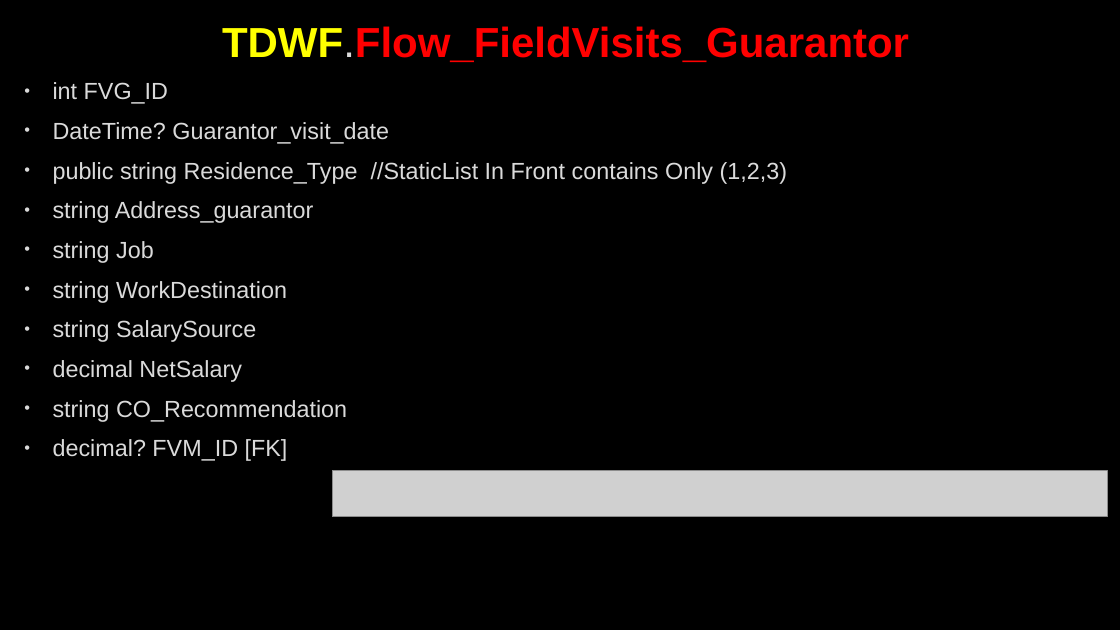
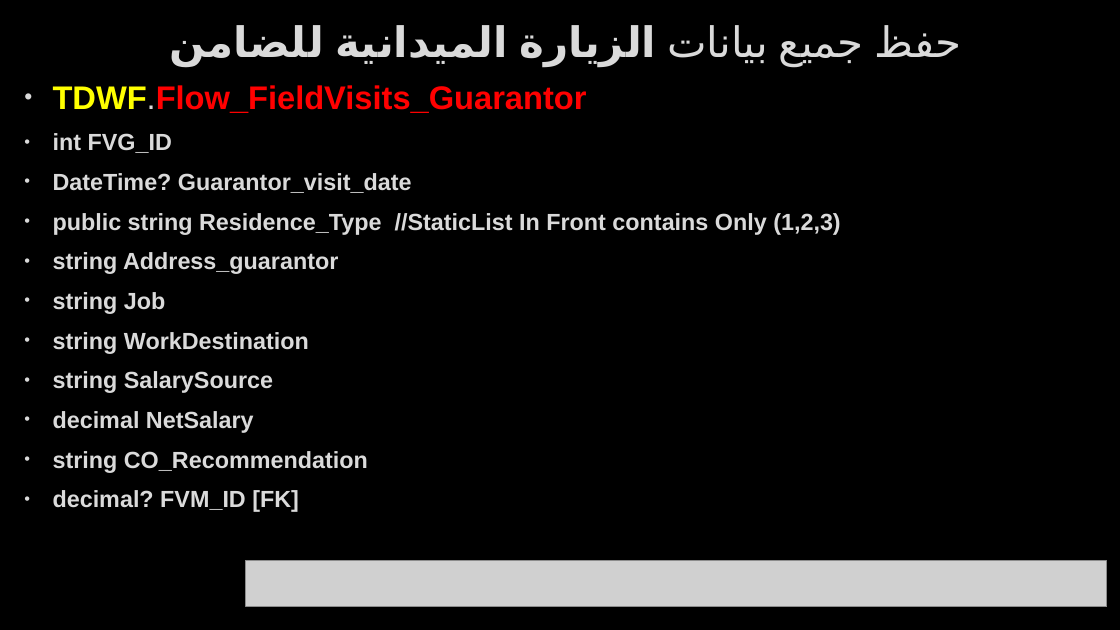
Before and after one commit to AhmedMohamedSamir1/Summary, a slide deck: slide 52 of Dot Net/Business.pptx (slide 60 before the commit). Drawn at 1120x630 pixels with LibreOffice and Linux fonts; fonts in the diff are those of the drawing; grey boxes stand for pictures; background and template pictures are left out. Boxes give left, top, right and bottom in pixels: in the first picture for what was removed or moved away, otherwise in the second. Text is boxed around its words. In the diff, an @@ line names an element or a change of style, - is before the commit and + after.

```diff
--- a/Dot Net/Business.pptx
+++ b/Dot Net/Business.pptx
@@ title at (874, 25, 961, 57): text changed; text colour #FF0000 to #DADADA @@
-TDWF.Flow_FieldVisits_Guarantor
+حفظ جميع بيانات الزيارة الميدانية للضامن
@@ text at (53, 85, 587, 113): paragraph added @@
+• TDWF.Flow_FieldVisits_Guarantor
@@ text at (53, 133, 840, 512): bold on in "int FVG_ID", "DateTime? Guarantor_visit_date", "public string Residence_Type //StaticList In Front contains ...", "string Address_guarantor" and 6 more places @@
@@ picture removed at (332, 471, 1107, 517) @@
@@ picture added at (246, 561, 1107, 607) @@
```
Also in this commit, not shown: 27 other slides changed, 64 slides added, 16 slides removed, 8 other files.
